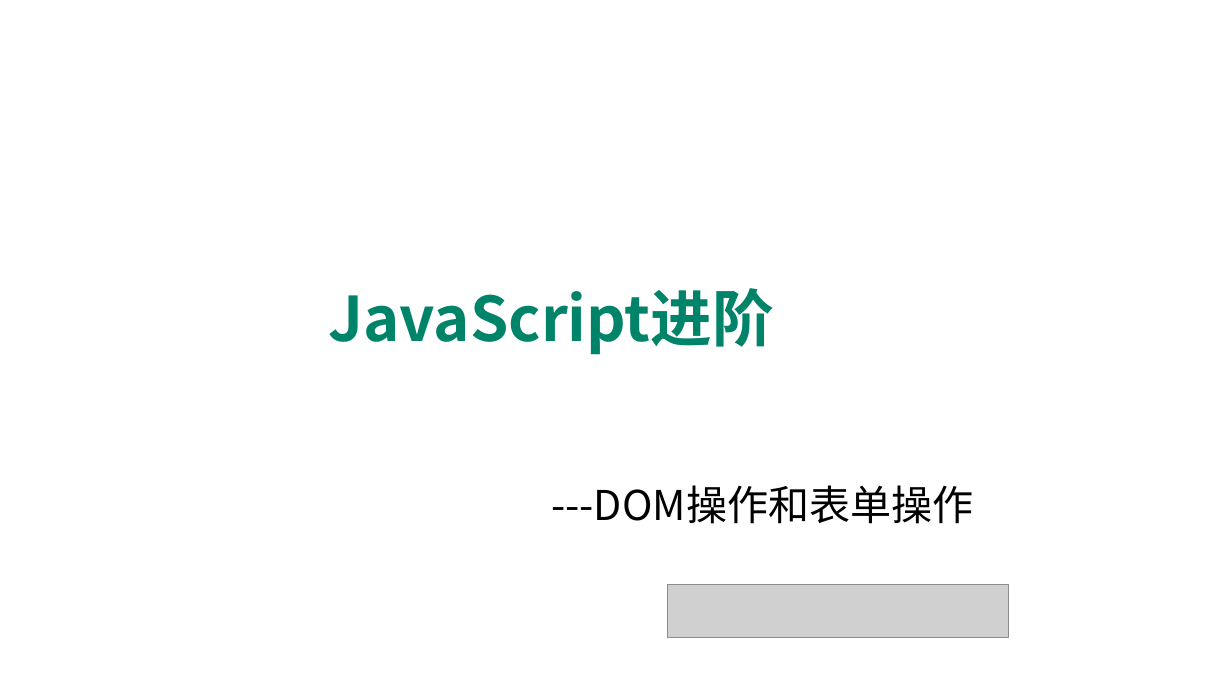
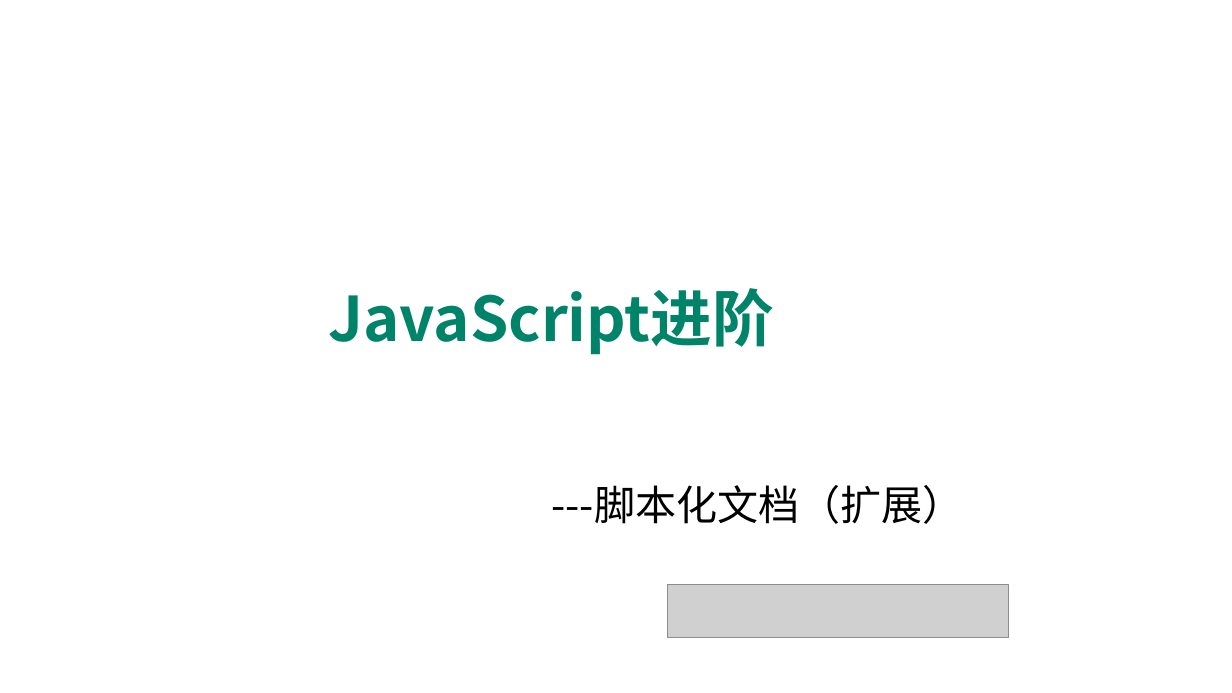
Before and after one commit to edu2act/course-javascript-advanced, a slide deck: slide 1 of 课程PPT/24.脚本化文档（扩展）.pptx. Drawn at 1232x693 pixels with LibreOffice and Linux fonts; fonts in the diff are those of the drawing; grey boxes stand for pictures; background and template pictures are left out. Boxes give left, top, right and bottom in pixels: in the first picture for what was removed or moved away, otherwise in the second. Text is boxed around its words. In the diff, an @@ line names an element or a change of style, - is before the commit and + after.

```diff
--- a/课程PPT/24.脚本化文档（扩展）.pptx
+++ b/课程PPT/24.脚本化文档（扩展）.pptx
@@ text at (x1=551, y1=485, x2=964, y2=524): text changed @@
----DOM操作和表单操作
+---脚本化文档（扩展）
```
Also in this commit, not shown: 9 other files.
